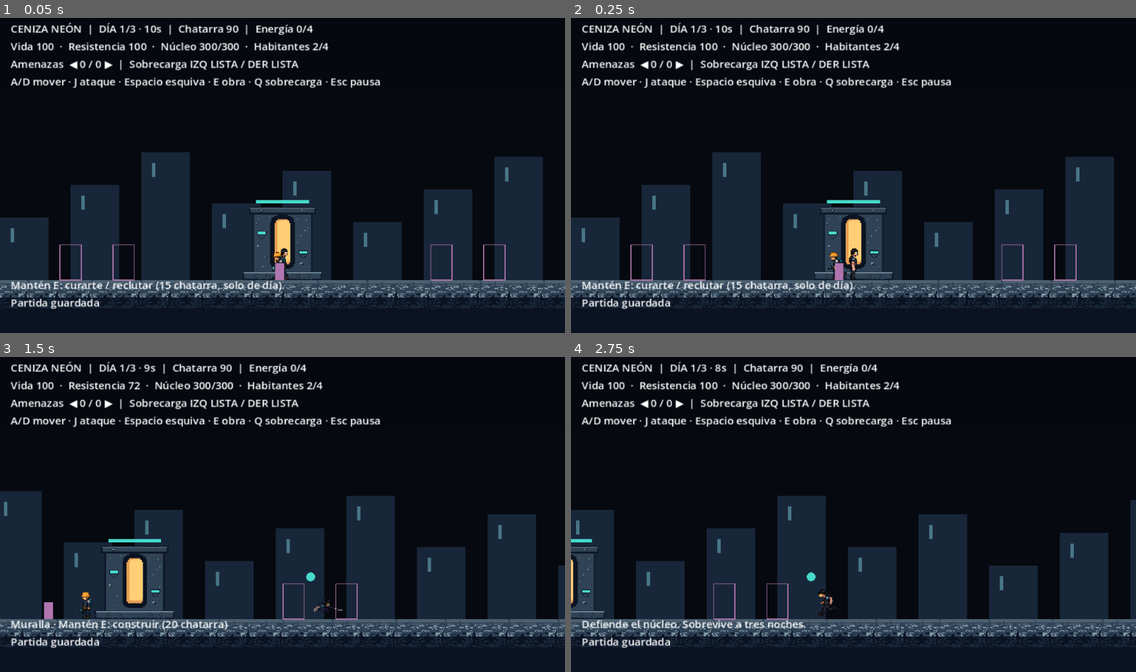
Above: before the commit, frames 1-4 (two rows, left to right).
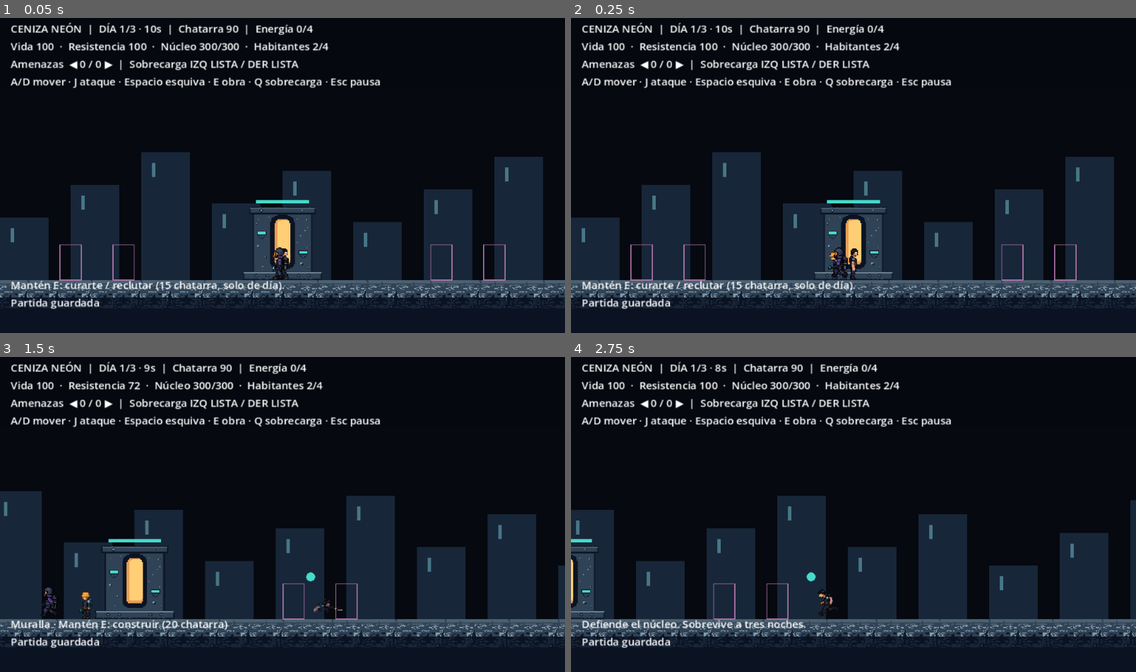
Above: after the commit, the same moments.

Repository: CarlosFloresDev/ceniza-neon
Game: Godot game, scene res://levels/main.tscn
The game is run twice, just before and just after one commit, with the same random seed, the same clock (stepped at 60 frames per second) and the same inputs.
Inputs (mouse positions are in pixels of both pictures, inside the frame that each line leads up to):
- Up to frame 1 (0.05 s): no input
- Up to frame 2 (0.25 s): no input
- Up to frame 3 (1.5 s): move the mouse to (406, 498) at 0.52 s; hold J (attack) 0.53-1.28 s; hold D (move_right) from 0.53 s (still down); click (406, 498) at 0.67 s; move the mouse to (169, 530) at 1.27 s; tap Space (dodge) at 1.35 s
- Up to frame 4 (2.75 s): move the mouse to (910, 445) at 2.02 s; release D (move_right) at 2.03 s; hold A (move_left) from 2.03 s (still down); hold E (interact) from 2.03 s (still down)

The runs differ from the first frame. In frame 1, 0.2% of the frame differs, in the area x 48-52%, y 72-84%; in frame 2, 0.2%; in frame 3, 0.1%; in frame 4, nothing differs.

Commit message:
feat: sprites y animaciones del Recuperador
Reposo, caminar y recoger chatarra generados con PixelLab. El indicador de
carga se sigue dibujando sobre el sprite.

Diff:
--- a/docs/ASSET_SOURCES.csv
+++ b/docs/ASSET_SOURCES.csv
@@ -1,3 +1,4 @@
 asset_id,file,tool_or_author,date,reference,license_or_terms,notes
 player_portador,assets/player/*/*.png,PixelLab (MCP; personaje db8da4e8-279c-4f89-9fbc-29b081108d01),2026-10-12,docs/GUIA_ARTE.md#1-portador,Términos de servicio de PixelLab (https://pixellab.ai/termsofservice),"Vista lateral 48x48; reposo, correr (skeleton-v3), ataque (v3), esquiva y muerte"
 structures_batch2,"assets/structures/{wall_01,turret_01,core_01,ground_strip}.png",PixelLab create_image_pixflux con pa …(217 unchanged characters)…
+collector_recuperador,assets/unidades/recuperador/*/*.png,PixelLab (MCP; personaje 72be3b6e-2db7-44ac-a5b4-539d626d9b15),2026-10-12,docs/GUIA_ARTE.md,Términos de servicio de PixelLab (https://pixellab.ai/termsofservice),"Vista lateral; reposo (plantilla), caminar y reparar (skeleton-v3)"
--- a/entities/colony/collector.tscn
+++ b/entities/colony/collector.tscn
@@ -1,4 +1,14 @@
 [gd_scene format=3]
+
 [ext_resource type="Script" path="res://entities/colony/worker.gd" id="1"]
+[ext_resource type="SpriteFrames" path="res://entities/colony/collector_frames.tres" id="2"]
+
 [node name="Collector" type="Node2D"]
 script = ExtResource("1")
+
+[node name="AnimatedSprite2D" type="AnimatedSprite2D" parent="."]
+texture_filter = 1
+position = Vector2(0, -20)
+sprite_frames = ExtResource("2")
+animation = &"reposo"
+autoplay = "reposo"
--- /dev/null
+++ b/entities/colony/collector_frames.tres
@@ -0,0 +1,88 @@
+[gd_resource type="SpriteFrames" load_steps=18 format=3]
+
+[ext_resource type="Texture2D" path="res://assets/unidades/recuperador/reposo/reposo_00.png" id="1"]
+[ext_resource type="Texture2D" path="res://assets/unidades/recuperador/reposo/reposo_01.png" id="2"]
+[ext_resource type="Texture2D" path="res://assets/unidades/recuperador/reposo/reposo_02.png" id="3"]
+[ext_resource type="Texture2D" path="res://assets/unidades/recuperador/reposo/reposo_03.png" id="4"]
+[ext_resource type="Texture2D" path="res://assets/unidades/recuperador/caminar/caminar_00.png" id="5"]
+[ext_resource type="Texture2D" path="res://assets/unidades/recuperador/caminar/caminar_01.png" id="6"]
+[ext_resource type="Texture2D" path="res://assets/unidades/recuperador/caminar/caminar_02.png" id="7"]
+[ext_resource type="Texture2D" path="res://assets/unidades/recuperador/caminar/caminar_03.png" id="8"]
+[ext_resource type="Texture2D" path="res://assets/unidades/recuperador/caminar/caminar_04.png" id="9"]
+[ext_resource type="Texture2D" path="res://assets/unidades/recuperador/caminar/caminar_05.png" id="10"]
+[ext_resource type="Texture2D" path="res://assets/unidades/recuperador/caminar/caminar_06.png" id="11"]
+[ext_resource type="Texture2D" path="res://assets/unidades/recuperador/caminar/caminar_07.png" id="12"]
+[ext_resource type="Texture2D" path="res://assets/unidades/recuperador/reparar/reparar_00.png" id="13"]
+[ext_resource type="Texture2D" path="res://assets/unidades/recuperador/reparar/reparar_01.png" id="14"]
+[ext_resource type="Texture2D" path="res://assets/unidades/recuperador/reparar/reparar_02.png" id="15"]
+[ext_resource type="Texture2D" path="res://assets/unidades/recuperador/reparar/reparar_03.png" id="16"]
+[ext_resource type="Texture2D" path="res://assets/unidades/recuperador/reparar/reparar_04.png" id="17"]
+
+[resource]
+animations = [{
+"frames": [{
+"duration": 1.0,
+"texture": ExtResource("1")
+}, {
+"duration": 1.0,
+"texture": ExtResource("2")
+}, {
+"duration": 1.0,
+"texture": ExtResource("3")
+}, {
+"duration": 1.0,
+"texture": ExtResource("4")
+}],
+"loop": true,
+"name": &"reposo",
+"speed": 6.0
+}, {
+"frames": [{
+"duration": 1.0,
+"texture": ExtResource("5")
+}, {
+"duration": 1.0,
+"texture": ExtResource("6")
+}, {
+"duration": 1.0,
+"texture": ExtResource("7")
+}, {
+"duration": 1.0,
+"texture": ExtResource("8")
+}, {
+"duration": 1.0,
+"texture": ExtResource("9")
+}, {
+"duration": 1.0,
+"texture": ExtResource("10")
+}, {
+"duration": 1.0,
+"texture": ExtResource("11")
+}, {
+"duration": 1.0,
+"texture": ExtResource("12")
+}],
+"loop": true,
+"name": &"caminar",
+"speed": 10.0
+}, {
+"frames": [{
+"duration": 1.0,
+"texture": ExtResource("13")
+}, {
+"duration": 1.0,
+"texture": ExtResource("14")
+}, {
+"duration": 1.0,
+"texture": ExtResource("15")
+}, {
+"duration": 1.0,
+"texture": ExtResource("16")
+}, {
+"duration": 1.0,
+"texture": ExtResource("17")
+}],
+"loop": true,
+"name": &"reparar",
+"speed": 6.0
+}]
--- a/entities/colony/worker_visual.gd
+++ b/entities/colony/worker_visual.gd
@@ -5,6 +5,8 @@
 
 func _draw() -> void:
 	if sprite != null:
+		if actor.cargo > 0:
+			draw_rect(Rect2(-3, -40, 6, 6), Color("8299a8"))
 		return
 	draw_rect(Rect2(-5, -19, 10, 19), Color("b075ae"))
 	if actor.cargo > 0:
Binary file added: assets/unidades/recuperador/caminar/caminar_00.png
Not shown, added: assets/unidades/recuperador/caminar/caminar_00.png.import
Binary file added: assets/unidades/recuperador/caminar/caminar_01.png
Not shown, added: assets/unidades/recuperador/caminar/caminar_01.png.import
Binary file added: assets/unidades/recuperador/caminar/caminar_02.png
Not shown, added: assets/unidades/recuperador/caminar/caminar_02.png.import
Binary file added: assets/unidades/recuperador/caminar/caminar_03.png
Not shown, added: assets/unidades/recuperador/caminar/caminar_03.png.import
Binary file added: assets/unidades/recuperador/caminar/caminar_04.png
Not shown, added: assets/unidades/recuperador/caminar/caminar_04.png.import
Binary file added: assets/unidades/recuperador/caminar/caminar_05.png
Not shown, added: assets/unidades/recuperador/caminar/caminar_05.png.import
(and 22 more such lines)
